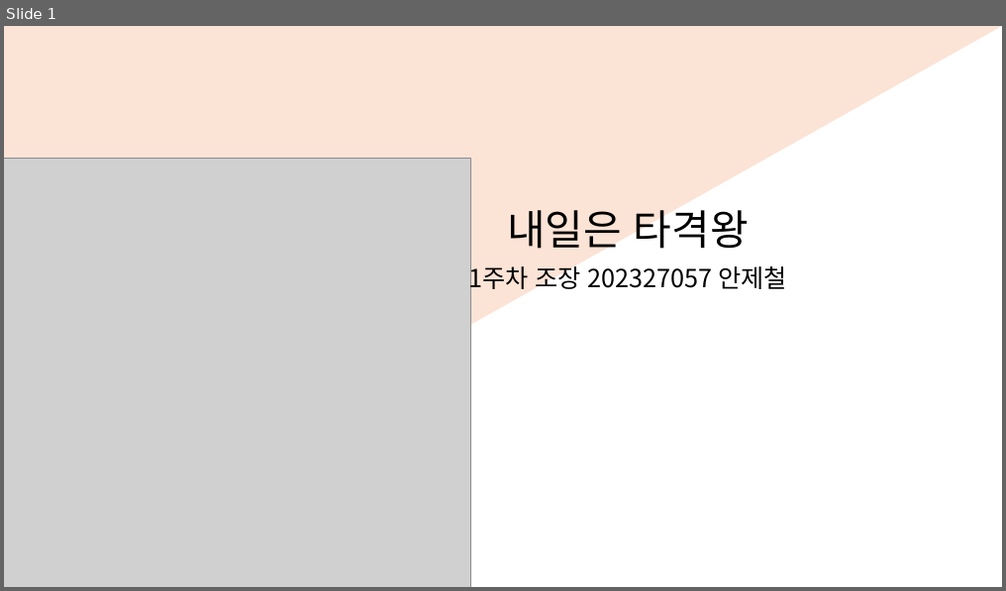
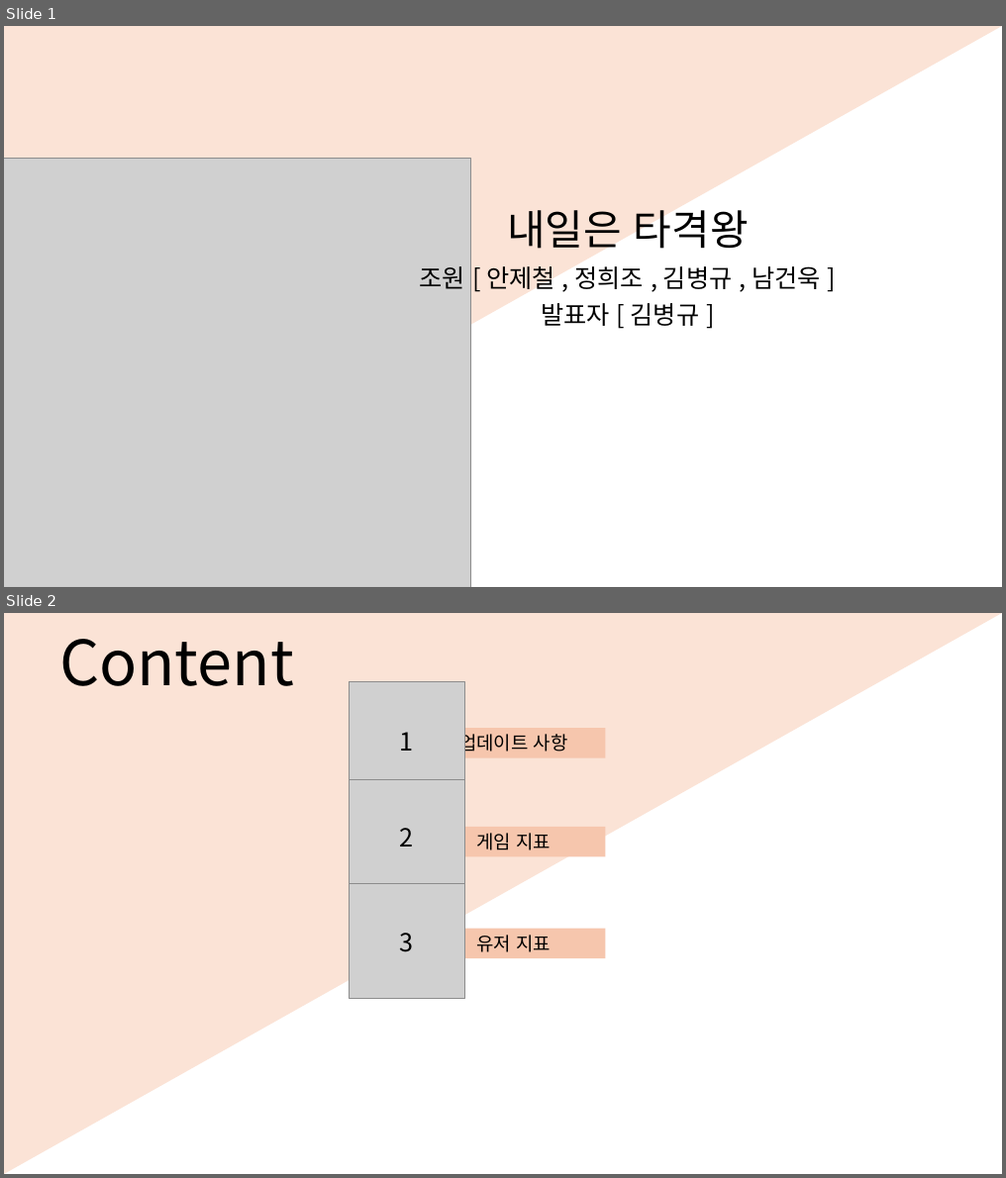
Before and after one commit to rakkung9776/PRBS, a slide deck: 내일은 타격왕.pptx. Shown one above the other, each under a label of ours: slide 1 before the commit, slides 1 and 2 after it. The pictures are 1006x591 and 1006x1178 pixels, drawn with LibreOffice and Linux fonts; fonts in the diff are those of the drawing; grey boxes stand for pictures. Boxes give left, top, right and bottom in pixels: in the first picture for what was removed or moved away, otherwise in the second. Text is boxed around its words. In the diff, an @@ line names an element or a change of style, - is before the commit and + after.

Commit message:
야호 발표 끝

```diff
--- a/내일은 타격왕.pptx
+++ b/내일은 타격왕.pptx
@@ slide 2 added at box(4, 613, 1002, 1174), background #FFFFFF @@
@@ right triangle added at box(4, 613, 1002, 1174), fill #FBE3D6 @@
@@ title added at box(59, 639, 294, 686), 60 pt, text #000000 @@
+Content
@@ picture added at box(350, 681, 464, 796) @@
@@ rectangle added at box(423, 728, 606, 759), fill #F6C6AD, 18 pt, text #000000 @@
+업데이트 사항
@@ text added at box(399, 732, 413, 751), 24 pt, text #000000 @@
+1
@@ picture added at box(350, 780, 464, 895) @@
@@ text added at box(399, 828, 413, 847), 24 pt, text #000000 @@
+2
@@ rectangle added at box(423, 827, 606, 857), fill #F6C6AD, 18 pt, text #000000 @@
+게임 지표
@@ picture added at box(350, 884, 464, 999) @@
@@ text added at box(399, 933, 413, 953), 24 pt, text #000000 @@
+3
@@ rectangle added at box(423, 928, 606, 959), fill #F6C6AD, 18 pt, text #000000 @@
+유저 지표
@@ slide 1 changed as well @@
@@ subtitle at box(420, 262, 821, 326): text changed @@
-1주차 조장 202327057 안제철
+조원 [ 안제철 , 정희조 , 김병규 , 남건욱 ]
+발표자 [ 김병규 ]
```
Also in this commit, not shown: 7 other slides added, 5 slides removed, 17 other files.
